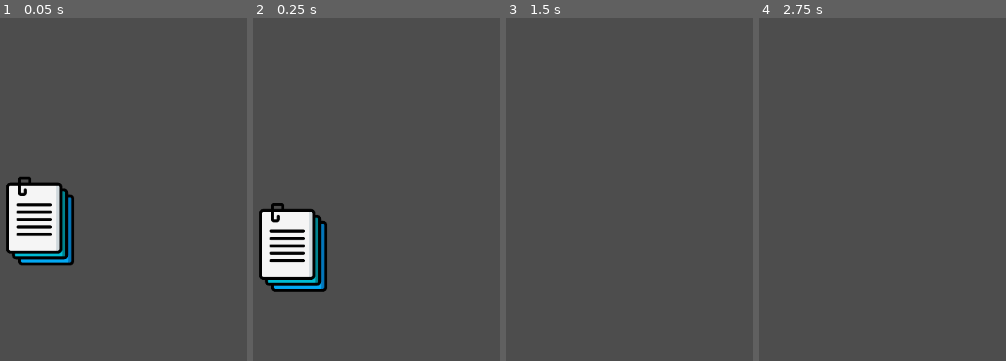
Above: before the commit, frames 1-4 (left to right).
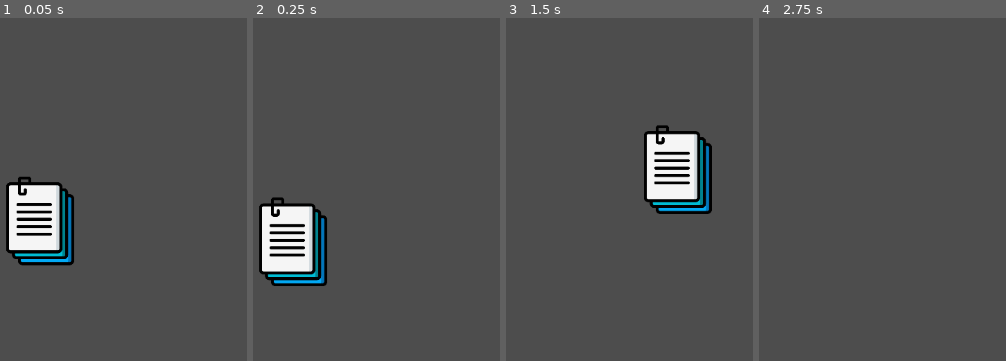
Above: after the commit, the same moments.

Repository: Passaaaa/spend_or_end
Game: Godot game, scene res://02_scenes/03_levels/01_level01/level_1.tscn
The game is run twice, just before and just after one commit, with the same random seed, the same clock (stepped at 60 frames per second) and the same inputs. The project has no main scene, so this scene is started directly.
Inputs:
- Up to frame 1 (0.05 s): no input
- Up to frame 2 (0.25 s): no input
- Up to frame 3 (1.5 s): hold Right (ui_right) from 0.53 s (still down)
- Up to frame 4 (2.75 s): release Right (ui_right) at 2.03 s; hold Left (ui_left) from 2.03 s (still down)

The runs differ from the first frame. In frame 1, 0.7% of the frame differs, in the area x 3-30%, y 47-73%; in frame 2, 3.3%; in frame 3, 6.3%, in the area x 55-84%, y 31-58%; in frame 4, nothing differs.

Commit message:
movimiento

Diff:
--- a/02_scenes/01_characters/player.tscn
+++ b/02_scenes/01_characters/player.tscn
@@ -1,7 +1,10 @@
-[gd_scene load_steps=3 format=3 uid="uid://c11a4hfi1ko2u"]
+[gd_scene load_steps=4 format=3 uid="uid://c11a4hfi1ko2u"]
 
 [ext_resource type="Script" path="res://03_scripts/01_characters/player.gd" id="1_qhgud"]
 [ext_resource type="Texture2D" uid="uid://bm0o6ruimk0m" path="res://01_assets/01_sprites/01_characters/player_test.png" id="2_o7uii"]
+
+[sub_resource type="RectangleShape2D" id="RectangleShape2D_y56pf"]
+size = Vector2(97.5, 121)
 
 [node name="Player" type="CharacterBody2D"]
 script = ExtResource("1_qhgud")
@@ -11,3 +14,5 @@
 texture = ExtResource("2_o7uii")
 
 [node name="CollisionShape2D" type="CollisionShape2D" parent="."]
+position = Vector2(-1.75, 3.5)
+shape = SubResource("RectangleShape2D_y56pf")
--- a/03_scripts/01_characters/player.gd
+++ b/03_scripts/01_characters/player.gd
@@ -2,7 +2,7 @@
 
 @export var speed: float = 200.0
 @export var jump_force: float = -700.0
-@export var gravity: float = 1200.0
+@export var gravity: float = 1000.0
 
 func _physics_process(delta: float) -> void:
 	# Movimiento horizontal
